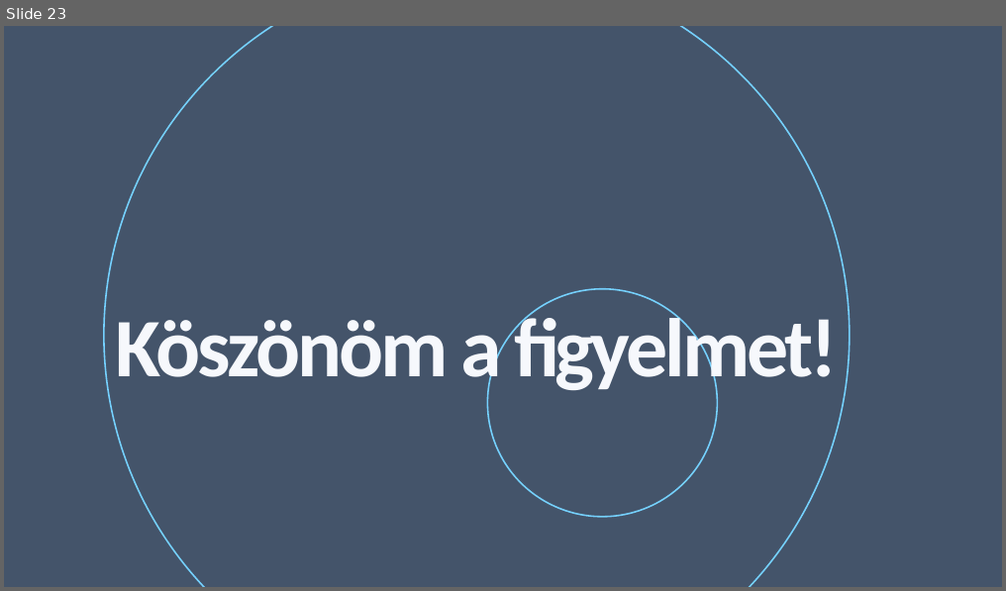
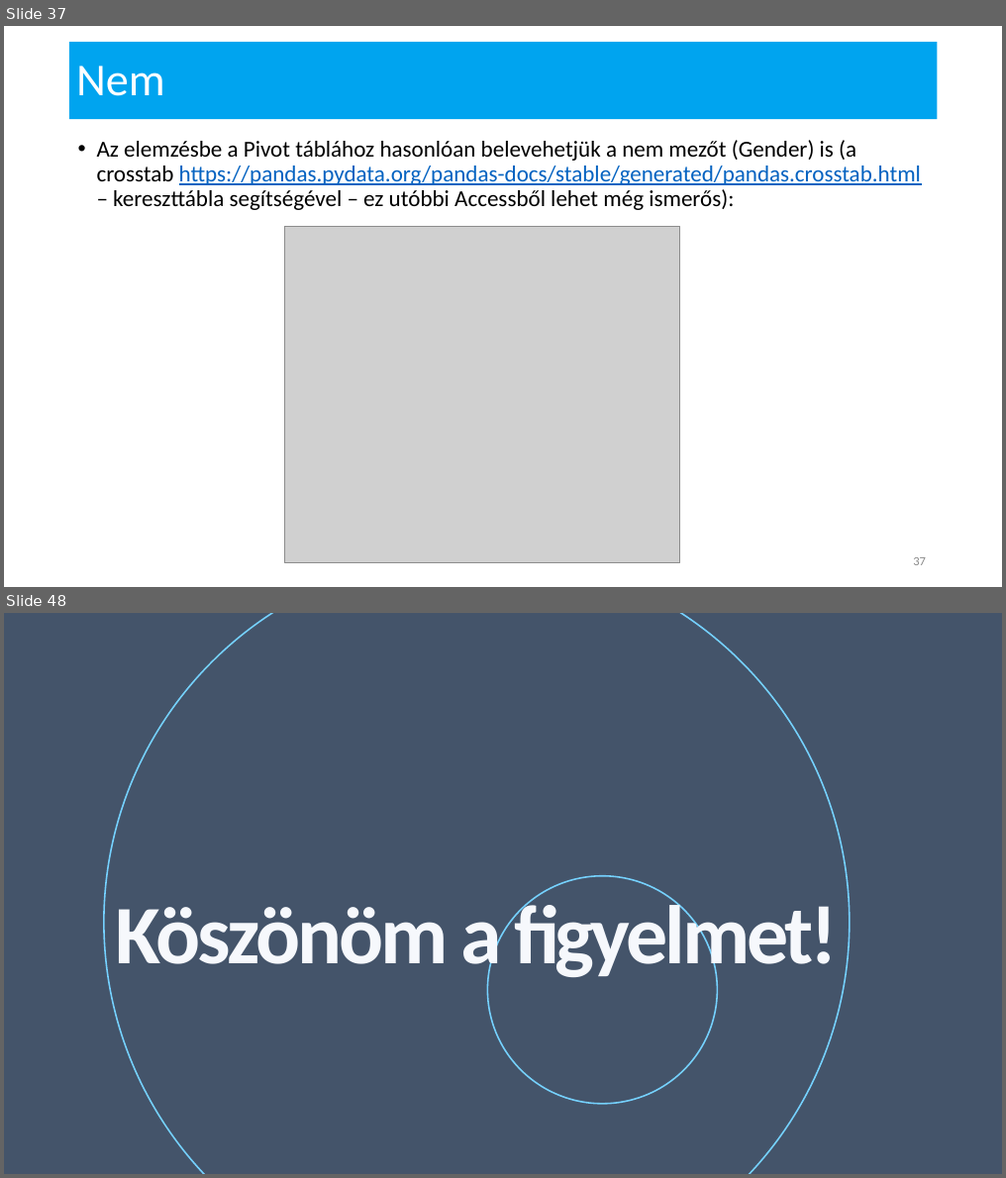
Before and after one commit to mshuedu/microsoft-ai-curriculum, a slide deck: 06-Azure Notebooks alapok/MI-6 - Azure Notebooks.pptx. Shown one above the other, each under a label of ours: slide 23 before the commit, slides 37 and 48 after it; the slides between them are not shown. The pictures are 1006x591 and 1006x1178 pixels, drawn with LibreOffice and Linux fonts; fonts in the diff are those of the drawing; grey boxes stand for pictures; background and template pictures are left out. Boxes give left, top, right and bottom in pixels: in the first picture for what was removed or moved away, otherwise in the second. Text is boxed around its words. In the diff, an @@ line names an element or a change of style, - is before the commit and + after.

Commit message:
Tananyag javítások
AzureML
PowerBI  elemzés
Hibajavítások

```diff
--- a/06-Azure Notebooks alapok/MI-6 - Azure Notebooks.pptx
+++ b/06-Azure Notebooks alapok/MI-6 - Azure Notebooks.pptx
@@ slide 37 added at bbox=[4, 26, 1002, 587], background #FFFFFF @@
@@ rectangle added at bbox=[69, 42, 938, 120], fill #00A4EF @@
@@ title added at bbox=[76, 66, 165, 96], 44 pt, text #FFFEFF @@
+Nem
@@ text added at bbox=[97, 140, 921, 210], 22 pt, text #000000 @@
+• Az elemzésbe a Pivot táblához hasonlóan belevehetjük a nem mezőt (Gender) is (a crosstab https://pandas.pydata.org/pandas-docs/stable/generated/pandas.crosstab.html – kereszttábla segítségével – ez utóbbi Accessből lehet még ismerős):
@@ picture added at bbox=[285, 227, 681, 563] @@
@@ page number added at bbox=[913, 558, 926, 566], 12 pt, text #8C8C8C @@
+37
@@ what was slide 23 is now slide 48 @@
```
Also in this commit, not shown: 1 slide changed, 24 other slides added, 27 other files.
